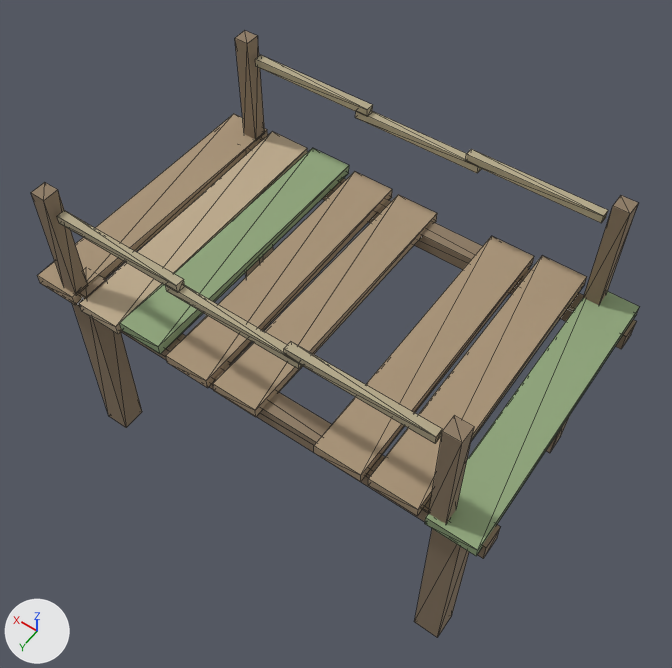
Before and after pictures for a commit that changed the glTF model client/models/wetland/Boardwalk_D.glb.
Camera for both pictures: a camera (50 mm lens) standing at (-2.72, 3.77, 5.99) and looking at (-0.03, 0.01, 0.08). The axes (+X, +Y, +Z) are drawn at lower left. The lights are the same throughout. The picture after the commit comes second. Mesh edges are drawn as thin lines. Vertices at exactly the same position are counted once.

The older version as bpy lines, for what is in view:
```python
me_geometry_0 = bpy.data.meshes.new('geometry_0')
me_geometry_0.from_pydata(...)  # 80 vertices, 120 faces; spans x -2.0..2.0, y -1.16..1.16, z -1.35..1.55
me_geometry_0.materials.append(mat_boardwalk_d_0)  # brown #8e7c65
me_geometry_1 = bpy.data.meshes.new('geometry_1')
me_geometry_1.from_pydata(...)  # 16 vertices, 24 faces; spans x -1.97..1.08, y -1.2..1.2, z 0.47..0.62
me_geometry_1.materials.append(mat_boardwalk_d_1)  # greyish green #90a67c
me_geometry_2 = bpy.data.meshes.new('geometry_2')
me_geometry_2.from_pydata(...)  # 40 vertices, 60 faces; spans x -1.53..1.97, y -1.2..1.2, z 0.46..0.64
me_geometry_2.materials.append(mat_boardwalk_d_2)  # beige #aa9478
me_geometry_3 = bpy.data.meshes.new('geometry_3')
me_geometry_3.from_pydata(...)  # 8 vertices, 12 faces; spans x 1.14..1.53, y -1.2..1.2, z 0.44..0.58
me_geometry_3.materials.append(mat_boardwalk_d_3)  # beige #bfac8e
ob_boardwalk_d_0 = bpy.data.objects.new('Boardwalk_D_0', me_geometry_0)
ob_boardwalk_d_0.location = (0.0, 0.0, 0.0)
ob_boardwalk_d_1 = bpy.data.objects.new('Boardwalk_D_1', me_geometry_1)
ob_boardwalk_d_1.location = (0.0, 0.0, 0.0)
ob_boardwalk_d_2 = bpy.data.objects.new('Boardwalk_D_2', me_geometry_2)
ob_boardwalk_d_2.location = (0.0, 0.0, 0.0)
ob_boardwalk_d_3 = bpy.data.objects.new('Boardwalk_D_3', me_geometry_3)
ob_boardwalk_d_3.location = (0.0, 0.0, 0.0)
# also in view: 'Boardwalk_D_4' at (0.0, 0.0, 1.34)
```
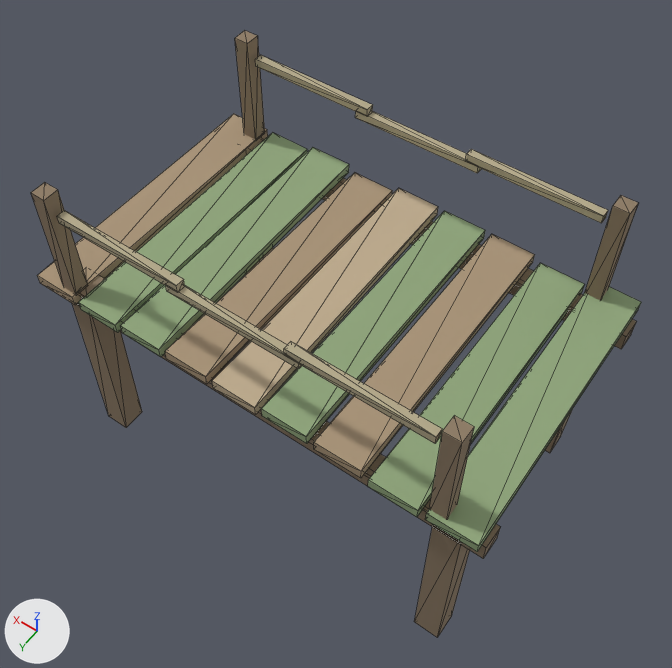
What differs and where, as boxes [x1, y1, x2, y2] in the pictures (672 x 668 px; the box of a moved part takes in the faces that stretch with it):
'Boardwalk_D_1', reshaped (8% wider)
    before: [120, 148, 639, 556]
    after: [79, 132, 641, 552]
'Boardwalk_D_2', reshaped (9% narrower, 9% shorter)
    before: [37, 114, 587, 516]
    after: [37, 114, 535, 478]
'Boardwalk_D_3', moved, turned
    before: [79, 131, 307, 334]
    after: [212, 188, 438, 415]
part 1 of me_geometry_1, moved or reshaped
    before: [425, 291, 639, 556]
    after: [425, 287, 641, 552]
part 2 of me_geometry_1, moved or reshaped
    before: [120, 148, 349, 354]
    after: [368, 263, 585, 517]
part 3 of me_geometry_1, added
    after: [261, 211, 485, 444]
part 4 of me_geometry_1, added
    after: [120, 147, 349, 357]
part 5 of me_geometry_1, added
    after: [79, 132, 307, 333]
part 6 of me_geometry_2, moved or reshaped
    before: [213, 195, 437, 417]
    after: [314, 234, 535, 478]
part 7 of me_geometry_2, moved or reshaped
    before: [166, 172, 392, 388]
    after: [165, 173, 392, 384]
part 8 of me_geometry_2, deleted (beige)
    before: [368, 256, 587, 516]
part 9 of me_geometry_2, deleted (beige)
    before: [314, 236, 534, 482]

The change, as a diff of the scene's bpy script:
```diff
--- a/client/models/wetland/Boardwalk_D.glb.py
+++ b/client/models/wetland/Boardwalk_D.glb.py
@@ me_geometry_1 @@
 # used by ob_boardwalk_d_1; location = (0.0, 0.0, 0.0)
-me_geometry_1.from_pydata(...)  # 16 vertices, 24 faces; spans x -1.97..1.08, y -1.2..1.2, z 0.47..0.62
+me_geometry_1.from_pydata(...)  # 40 vertices, 60 faces; spans x -1.97..1.53, y -1.2..1.2, z 0.46..0.65
+# me_geometry_1 part 1: the loose piece of 8 vertices spanning x -1.97..-1.59, y -1.2..1.2, z 0.47..0.59 is moved by (0.0, 0.0, 0.06)
+# me_geometry_1 part 2: the loose piece of 8 vertices spanning x 0.7..1.08, y -1.2..1.2, z 0.52..0.62 is turned 0.5 degrees about the x axis through its middle, then moved by (-2.22, 0.0, -0.05)
+# me_geometry_1 part 3: the loose piece of 8 vertices spanning x 0.7..1.08, y -1.2..1.2, z 0.52..0.62 is copied, and the copy is turned 0.5 degrees about the x axis through its middle, then moved by (-1.33, 0.0, 0.02); it spans x -0.64..-0.25, y -1.2..1.2, z 0.52..0.65
+# me_geometry_1 part 4: the loose piece of 8 vertices spanning x -1.97..-1.59, y -1.2..1.2, z 0.47..0.59 is copied, and the copy is moved by (2.67, 0.0, 0.03); it spans x 0.7..1.08, y -1.2..1.2, z 0.5..0.62
+# me_geometry_1 part 5: the loose piece of 8 vertices spanning x -1.97..-1.59, y -1.2..1.2, z 0.47..0.59 is copied, and the copy is moved by (3.11, 0.0, -0.02); it spans x 1.14..1.53, y -1.2..1.2, z 0.46..0.57
 me_geometry_1.materials.append(mat_boardwalk_d_1)
@@ me_geometry_2 @@
 # used by ob_boardwalk_d_2; location = (0.0, 0.0, 0.0)
-me_geometry_2.from_pydata(...)  # 40 vertices, 60 faces; spans x -1.53..1.97, y -1.2..1.2, z 0.46..0.64
+me_geometry_2.from_pydata(...)  # 24 vertices, 36 faces; spans x -1.08..1.97, y -1.2..1.2, z 0.47..0.64
+# me_geometry_2 part 6: the loose piece of 8 vertices spanning x -0.19..0.19, y -1.2..1.2, z 0.46..0.58 is moved by (-0.89, 0.0, 0.06)
+# me_geometry_2 part 7: the loose piece of 8 vertices spanning x 0.25..0.64, y -1.2..1.2, z 0.47..0.57 is turned 1.5 degrees about the x axis through its middle, then moved by (0.0, 0.0, 0.02)
+# me_geometry_2 part 8: the loose piece of 8 vertices spanning x -1.53..-1.14, y -1.2..1.2, z 0.51..0.64 is deleted
+# me_geometry_2 part 9: the loose piece of 8 vertices spanning x -1.08..-0.7, y -1.2..1.2, z 0.5..0.59 is deleted
 me_geometry_2.materials.append(mat_boardwalk_d_2)
@@ me_geometry_3 @@
 # used by ob_boardwalk_d_3; location = (0.0, 0.0, 0.0)
-me_geometry_3.from_pydata(...)  # 8 vertices, 12 faces; spans x 1.14..1.53, y -1.2..1.2, z 0.44..0.58
+me_geometry_3.from_pydata(...)  # 8 vertices, 12 faces; spans x -0.19..0.19, y -1.2..1.2, z 0.52..0.62
+# me_geometry_3 part 10: the whole mesh is turned 0.9 degrees about the x axis through its middle, then moved by (-1.33, 0.0, 0.06)
 me_geometry_3.materials.append(mat_boardwalk_d_3)
```
